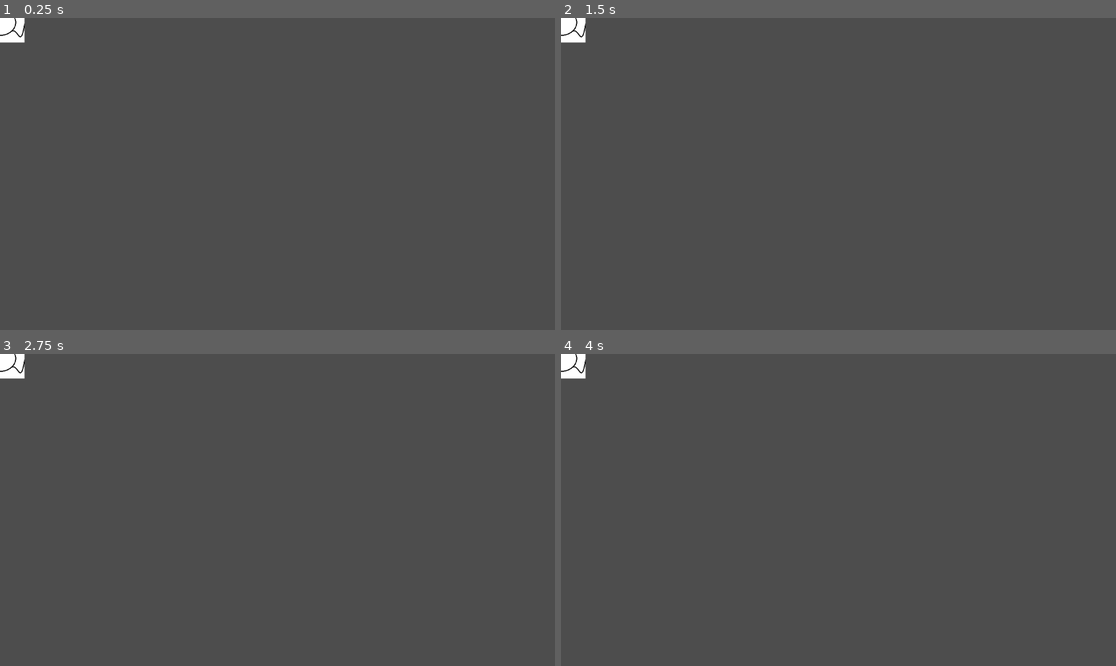
Above: before the commit, frames 1-4 (two rows, left to right).
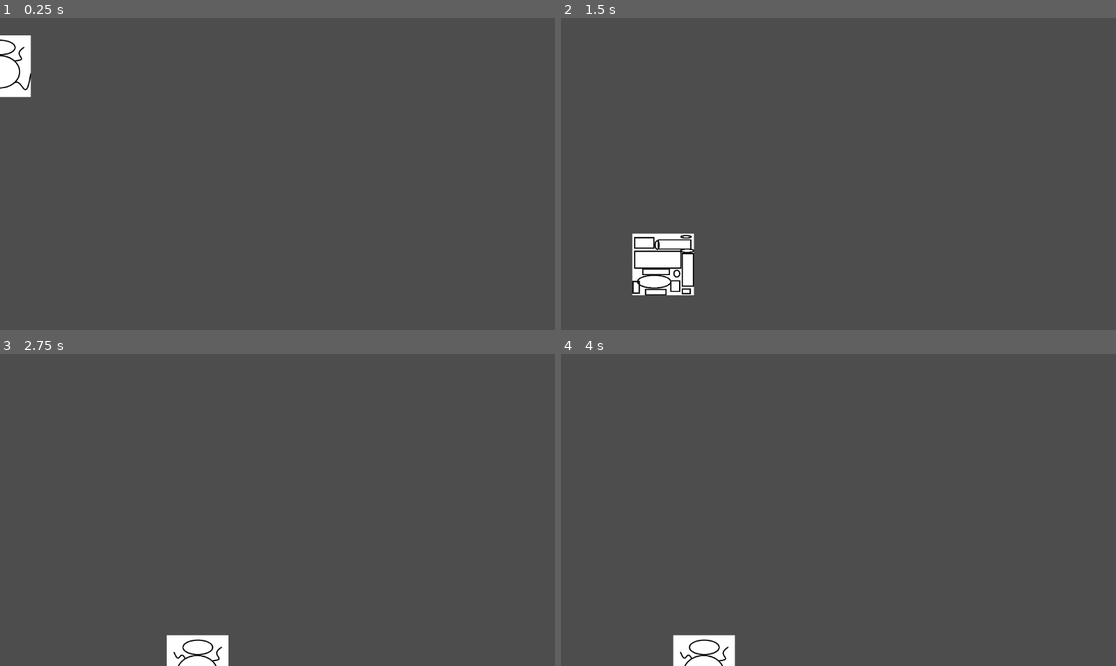
Above: after the commit, the same moments.

Repository: unoix/czarne-cwele
Game: Godot game, scene res://player.tscn
Two runs of this game, one before a commit and one after it. Both use one fixed random seed, a clock stepped at 60 frames per second and the inputs below. Before the commit the project has no main scene; this scene is started directly in both runs.
Inputs:
- Up to frame 1 (0.25 s): no input
- Up to frame 2 (1.5 s): hold D (right, bound only after the commit) 0.53-1.28 s; hold S (down, bound only after the commit) from 1.28 s (still down)
- Up to frame 3 (2.75 s): release S (down, bound only after the commit) at 2.03 s; hold D (right, bound only after the commit) from 2.03 s (still down)
- Up to frame 4 (4 s): release D (right, bound only after the commit) at 2.78 s; hold W (up, bound only after the commit) 2.78-3.53 s; tap Enter at 3.5 s; hold A (left, bound only after the commit) from 3.53 s (still down)

The runs differ from the first frame. In frame 1, 1.3% of the frame differs, in the area x 0-6%, y 0-26%; in frame 2, 2.5%, in the area x 0-25%, y 0-89%; in frame 3, 1.4%; in frame 4, 1.5%.

Commit message:
prototip

Diff:
--- /dev/null
+++ b/player.gd
@@ -0,0 +1,29 @@
+extends Node2D
+
+@export var speed = 400
+var screen_size
+# Called when the node enters the scene tree for the first time.
+func _ready():
+	screen_size = get_viewport_rect().size
+
+
+# Called every frame. 'delta' is the elapsed time since the previous frame.
+func _process(delta):
+	var velocity = Vector2.DOWN
+	if Input.is_action_pressed("up"):
+		velocity.y -= 1
+	if Input.is_action_pressed("left"):
+		velocity.x -= 1
+	if Input.is_action_pressed("right"):
+		velocity.x += 1
+	if Input.is_action_pressed("down"):
+		velocity.y += 1
+
+	if velocity.length() > 0:
+		velocity = velocity.normalized() * speed
+		$AnimatedSprite2D.play()
+	else:
+		$AnimatedSprite2D.stop()
+
+	position += velocity * delta
+	position = position.clamp(Vector2.ZERO, screen_size)
--- a/player.tscn
+++ b/player.tscn
@@ -1,9 +1,34 @@
-[gd_scene load_steps=2 format=3 uid="uid://cjg158dtuxtlp"]
+[gd_scene load_steps=6 format=3 uid="uid://cjg158dtuxtlp"]
 
 [ext_resource type="Texture2D" uid="uid://2efeywacaa81" path="res://xd.png" id="1_m6j7m"]
+[ext_resource type="Script" path="res://player.gd" id="1_qqcm2"]
+[ext_resource type="Texture2D" uid="uid://bdfgrsu0ctgoi" path="res://xd2.png" id="3_7k061"]
+
+[sub_resource type="SpriteFrames" id="SpriteFrames_qhp7a"]
+animations = [{
+"frames": [{
+"duration": 1.0,
+"texture": ExtResource("1_m6j7m")
+}, {
+"duration": 1.0,
+"texture": ExtResource("3_7k061")
+}],
+"loop": true,
+"name": &"default",
+"speed": 1.0
+}]
+
+[sub_resource type="RectangleShape2D" id="RectangleShape2D_640ct"]
+size = Vector2(102, 102)
 
 [node name="Player" type="Node2D"]
+script = ExtResource("1_qqcm2")
 
-[node name="Sprite2D" type="Sprite2D" parent="."]
-scale = Vector2(0.4, 0.4)
-texture = ExtResource("1_m6j7m")
+[node name="AnimatedSprite2D" type="AnimatedSprite2D" parent="."]
+scale = Vector2(0.5, 0.5)
+sprite_frames = SubResource("SpriteFrames_qhp7a")
+
+[node name="CharacterBody2D" type="CharacterBody2D" parent="."]
+
+[node name="CollisionShape2D" type="CollisionShape2D" parent="CharacterBody2D"]
+shape = SubResource("RectangleShape2D_640ct")
--- a/project.godot
+++ b/project.godot
@@ -11,6 +11,7 @@
 [application]
 
 config/name="Negroes"
+run/main_scene="res://player.tscn"
 config/features=PackedStringArray("4.2", "Mobile")
 config/icon="res://icon.svg"
 
@@ -18,6 +19,33 @@
 
 project/assembly_name="Negroes"
 
+[input]
+
+up={
+"deadzone": 0.5,
+"events": [Object(InputEventKey,"resource_local_to_scene":false,"resource_name":"","device":-1,"window_id":0,"alt_pressed":false,"shift_pressed":false,"ctrl_pressed":false,"meta_pressed":false,"pressed":false,"keycode":0,"physical_keycode":87,"key_label":0,"unicode":119,"echo":false,"script":null)
+, Object(InputEventKey,"resource_local_to_scene":false,"resource_name":"","device":-1,"window_id":0,"alt_pressed":false,"shift_pressed":false,"ctrl_pressed":false,"meta_pressed":false,"pressed":false,"keycode":0,"physical_keycode":4194320,"key_label":0,"unicode":0,"echo":false,"script":null)
+]
+}
+left={
+"deadzone": 0.5,
+"events": [Object(InputEventKey,"resource_local_to_scene":false,"resource_name":"","device":-1,"window_id":0,"alt_pressed":false,"shift_pressed":false,"ctrl_pressed":false,"meta_pressed":false,"pressed":false,"keycode":0,"physical_keycode":65,"key_label":0,"unicode":97,"echo":false,"script":null)
+, Object(InputEventKey,"resource_local_to_scene":false,"resource_name":"","device":-1,"window_id":0,"alt_pressed":false,"shift_pressed":false,"ctrl_pressed":false,"meta_pressed":false,"pressed":false,"keycode":0,"physical_keycode":4194319,"key_label":0,"unicode":0,"echo":false,"script":null)
+]
+}
+right={
+"deadzone": 0.5,
+"events": [Object(InputEventKey,"resource_local_to_scene":false,"resource_name":"","device":-1,"window_id":0,"alt_pressed":false,"shift_pressed":false,"ctrl_pressed":false,"meta_pressed":false,"pressed":false,"keycode":0,"physical_keycode":68,"key_label":0,"unicode":100,"echo":false,"script":null)
+, Object(InputEventKey,"resource_local_to_scene":false,"resource_name":"","device":-1,"window_id":0,"alt_pressed":false,"shift_pressed":false,"ctrl_pressed":false,"meta_pressed":false,"pressed":false,"keycode":0,"physical_keycode":4194321,"key_label":0,"unicode":0,"echo":false,"script":null)
+]
+}
+down={
+"deadzone": 0.5,
+"events": [Object(InputEventKey,"resource_local_to_scene":false,"resource_name":"","device":-1,"window_id":0,"alt_pressed":false,"shift_pressed":false,"ctrl_pressed":false,"meta_pressed":false,"pressed":false,"keycode":0,"physical_keycode":83,"key_label":0,"unicode":115,"echo":false,"script":null)
+, Object(InputEventKey,"resource_local_to_scene":false,"resource_name":"","device":-1,"window_id":0,"alt_pressed":false,"shift_pressed":false,"ctrl_pressed":false,"meta_pressed":false,"pressed":false,"keycode":0,"physical_keycode":4194322,"key_label":0,"unicode":0,"echo":false,"script":null)
+]
+}
+
 [rendering]
 
 renderer/rendering_method="mobile"
Not shown, changed: export_presets.cfg
